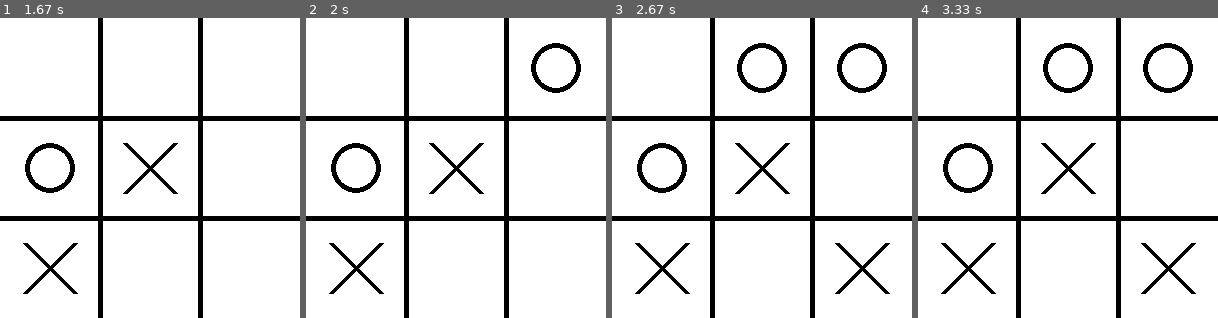
Above: before the commit, frames 1-4 (left to right).
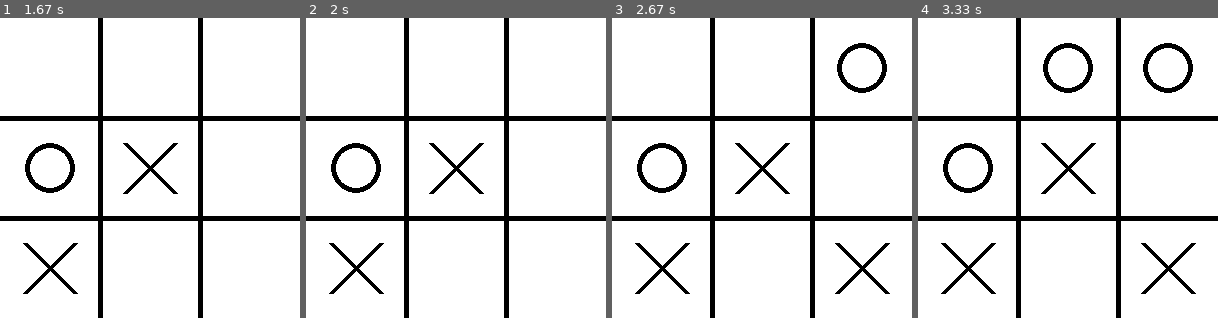
Above: after the commit, the same moments.

Repository: Macx10/Tic-Tac-Toe-With-Pygame
Game: pygame game, started from main.py
The game is run twice, just before and just after one commit, with the same random seed, the same clock (stepped at 60 frames per second) and the same inputs.
Inputs (mouse positions are in pixels of both pictures, inside the frame that each line leads up to):
- Up to frame 1 (1.67 s): click (150, 168) at 0.38 s; click (39, 138) at 0.72 s; click (72, 261) at 1.05 s
- Up to frame 2 (2 s): click (534, 57) at 1.95 s
- Up to frame 3 (2.67 s): click (873, 270) at 2.28 s; click (789, 90) at 2.62 s
- Up to frame 4 (3.33 s): no input

Frame 1 is identical in both runs. In frame 2, 0.8% of the frame differs, in the area x 75-92%, y 8-25%; in frame 3, 0.8%; in frame 4, nothing differs.

Commit message:
Update main.py

Diff:
--- a/main.py
+++ b/main.py
@@ -1,6 +1,7 @@
 # Setting the game display
 import pygame
 import sys
+import time
 
 # Initializing Pygame
 pygame.init()
@@ -34,6 +35,9 @@
         return True
     return False
 
+def check_draw(board):
+    return all(board[row][col] != ' ' for row in range(3) for col in range(3))
+
 # Drawing game elements
 def draw_lines():
     for i in range(1, 3):
@@ -52,6 +56,11 @@
     pygame.draw.circle(screen, LINE_COLOR, (col * GRID_SIZE + GRID_SIZE // 2, row * GRID_SIZE + GRID_SIZE // 2),
                        GRID_SIZE // 2 - offset, LINE_WIDTH)
 
+def show_message(message):
+    font = pygame.font.SysFont(None, 30)
+    text = font.render(message, True, LINE_COLOR)
+    screen.blit(text, (10, WINDOW_SIZE // 2))
+
 # Main game loop
 running  = True
 game_over = False
@@ -63,6 +72,7 @@
     for event in pygame.event.get():
         if event.type  == pygame.QUIT:
             running = False
+            sys.exit()
 
         if not game_over and event.type == pygame.MOUSEBUTTONDOWN:
             x, y = event.pos
@@ -73,6 +83,10 @@
 
                 if check_win(game_board, current_player):
                     print(f"Player {current_player} Wins !!")
+                    game_over = True
+                elif check_draw(game_board):
+                    message = "It's a draw!"
+                    show_message(message)
                     game_over = True
                 else:
                     current_player = 'O' if current_player == 'X' else 'X'
@@ -86,6 +100,7 @@
                 draw_o(row, col)
 
     pygame.display.flip()
+    pygame.time.delay(100) # Adding a delay to slow down game after its over
 
 pygame.quit()
 sys.exit()
